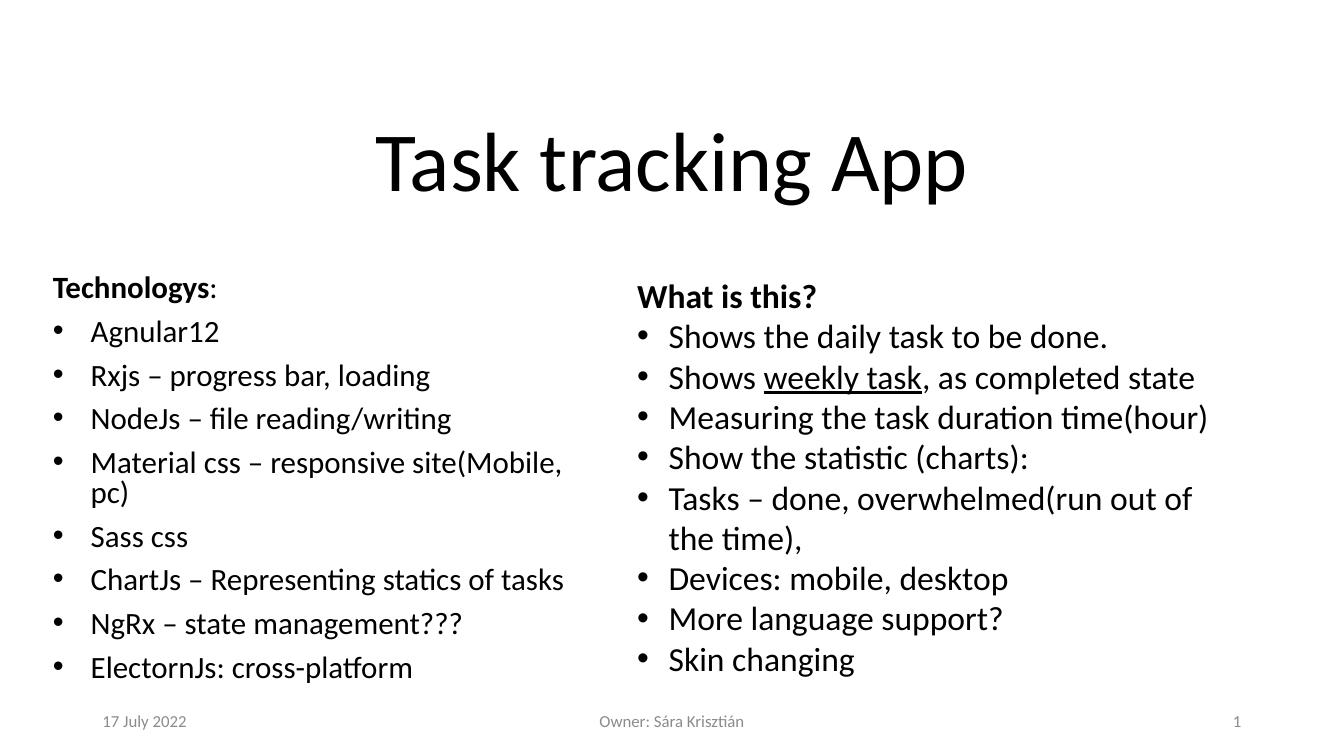
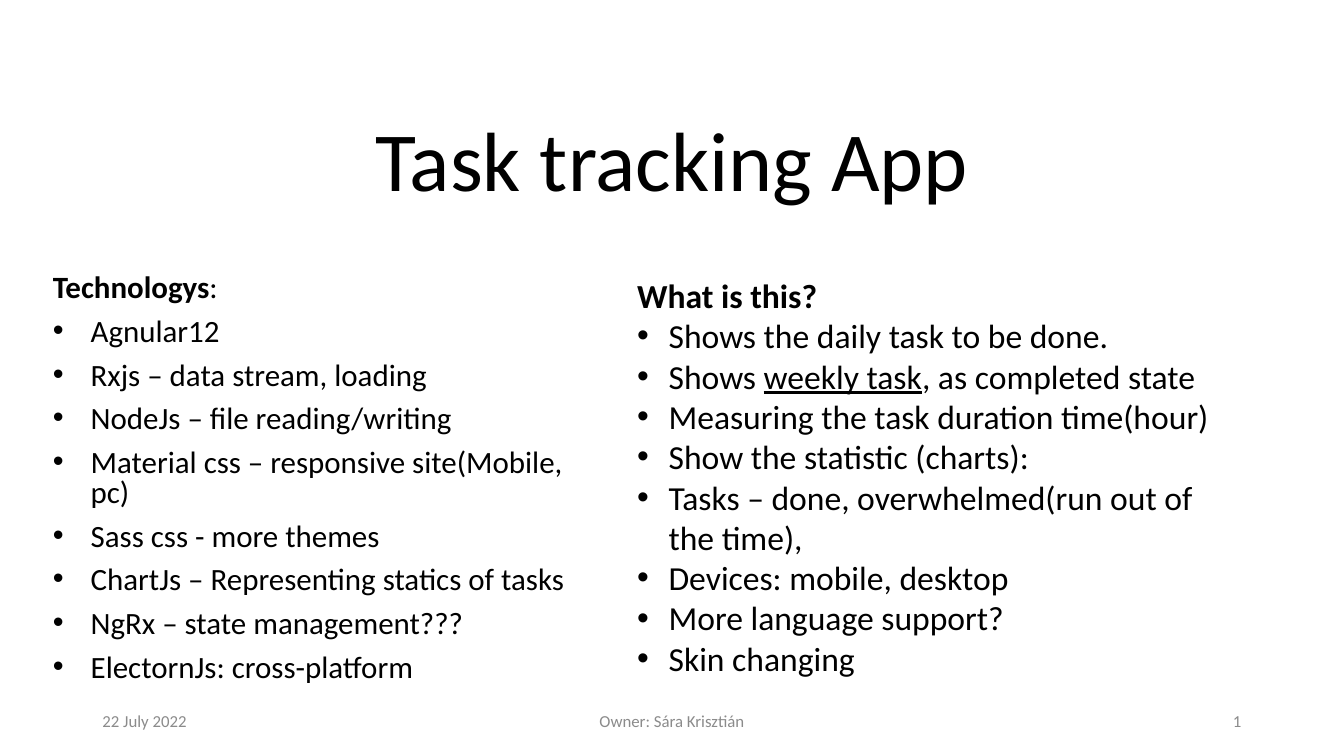
Before and after one commit to krisztian14testgit/ng-task-monitor, a slide deck: slide 1 of plan/TaskTracingApp.pptx. Drawn at 1344x756 pixels with LibreOffice and Linux fonts; fonts in the diff are those of the drawing; background and template pictures are left out. Boxes give left, top, right and bottom in pixels: in the first picture for what was removed or moved away, otherwise in the second. Text is boxed around its words. In the diff, an @@ line names an element or a change of style, - is before the commit and + after.

```diff
--- a/plan/TaskTracingApp.pptx
+++ b/plan/TaskTracingApp.pptx
@@ subtitle at <box>91,364,426,392</box>: text changed @@
-• Rxjs – progress bar, loading
+• Rxjs – data stream, loading
@@ subtitle at <box>91,525,379,548</box>: text changed @@
-• Sass css
+• Sass css - more themes
@@ text at <box>102,715,187,730</box>: text changed @@
-17 July 2022
+22 July 2022
```
Also in this commit, not shown: 8 other slides changed.
